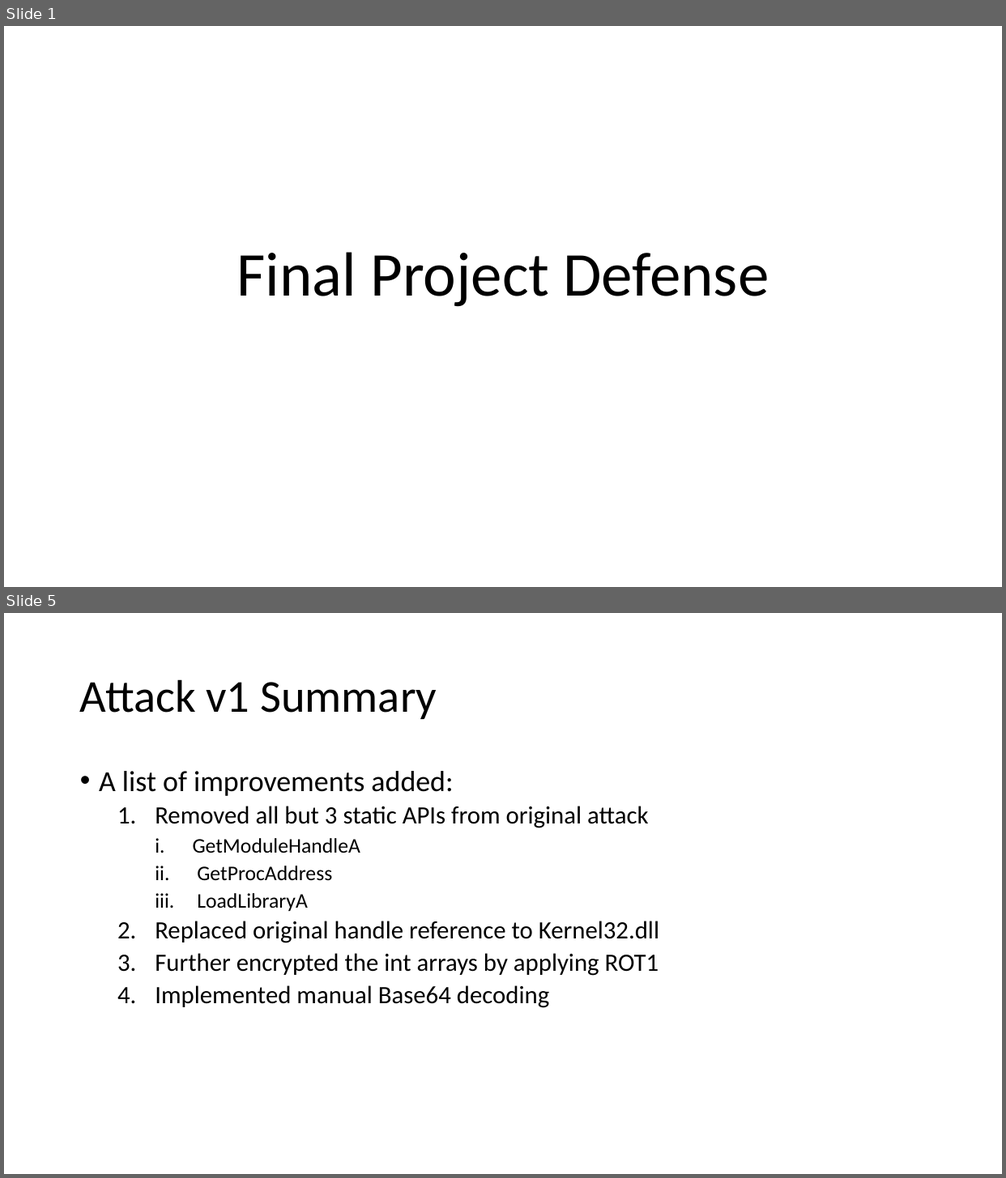
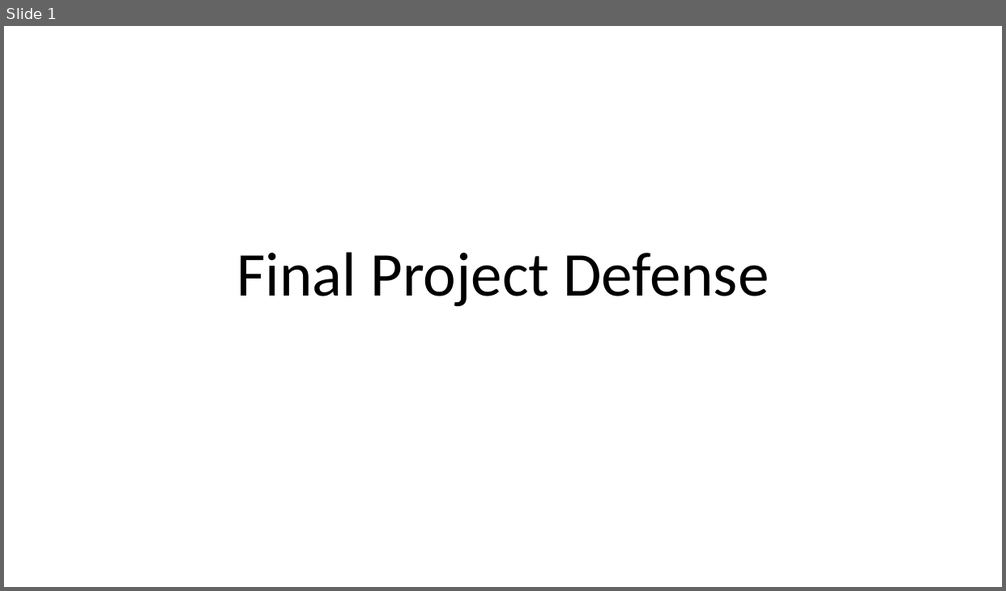
Before and after one commit to jgmuir/CSCE689_Team, a slide deck: defender/DefenderSlides.pptx. Shown one above the other, each under a label of ours: slides 1 and 5 before the commit, slide 1 after it; the slides between them are not shown. The pictures are 1006x1178 and 1006x591 pixels, drawn with LibreOffice and Linux fonts; fonts in the diff are those of the drawing. Boxes give left, top, right and bottom in pixels: in the first picture for what was removed or moved away, otherwise in the second. Text is boxed around its words. In the diff, an @@ line names an element or a change of style, - is before the commit and + after.

```diff
--- a/defender/DefenderSlides.pptx
+++ b/defender/DefenderSlides.pptx
@@ slide 5 removed at (4, 613, 1002, 1174), background #FFFFFF @@
@@ title removed at (80, 679, 437, 719) @@
-Attack v1 Summary
@@ text removed at (99, 771, 659, 1008) @@
-• A list of improvements added:
-  1. Removed all but 3 static APIs from original attack
-    i. GetModuleHandleA
-    ii. GetProcAddress
-    iii. LoadLibraryA
-  2. Replaced original handle reference to Kernel32.dll
-  3. Further encrypted the int arrays by applying ROT1
-  4. Implemented manual Base64 decoding
```
Also in this commit, not shown: 2 slides changed, 12 slides added, 30 other slides removed, 1 other file.
